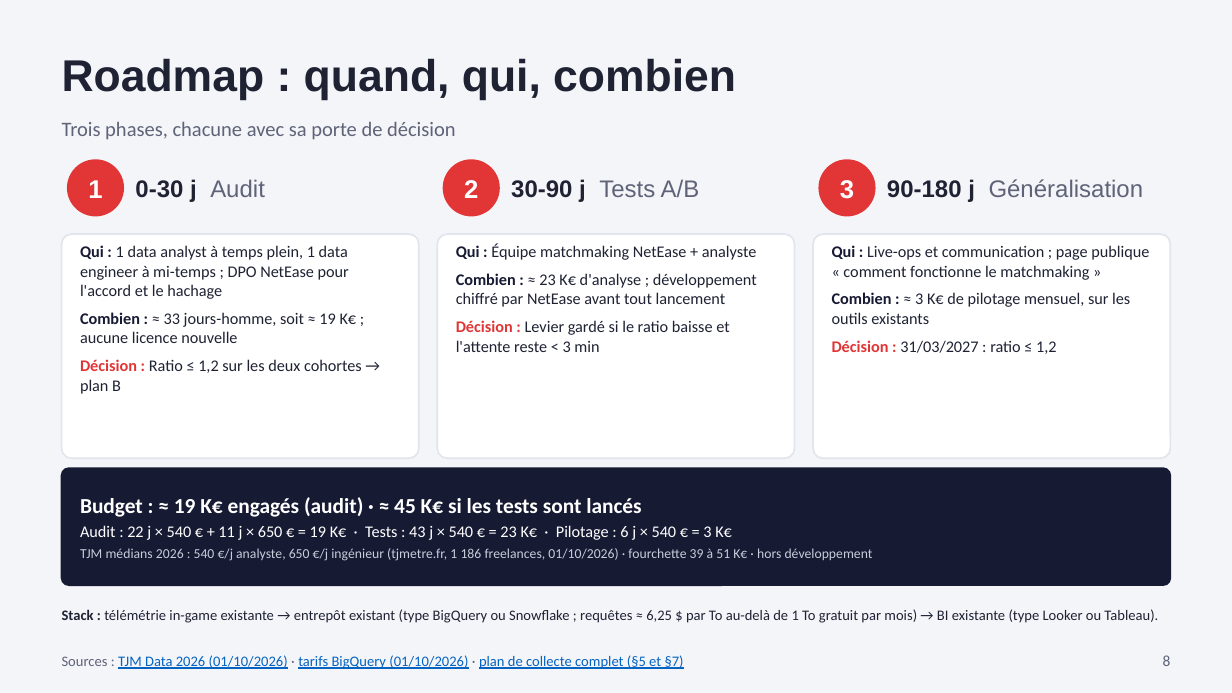
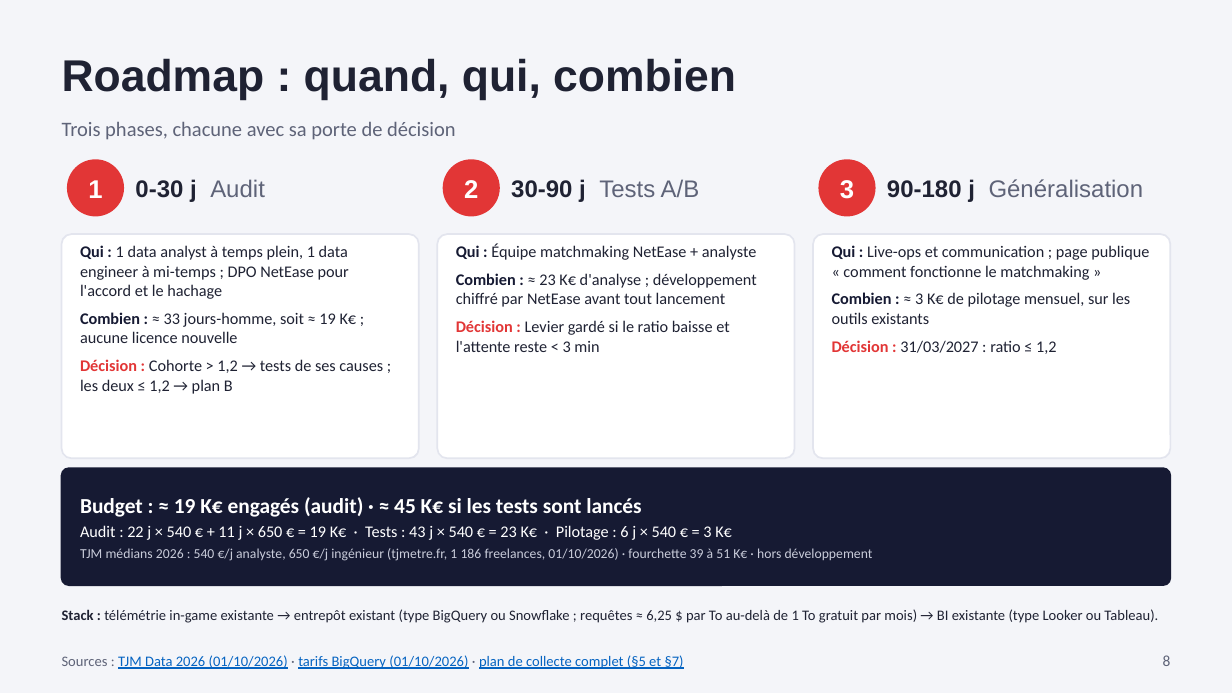
Before and after one commit to noeantoniov1-crypto/SOCIO, a slide deck: slide 8 of docs/presentation/pitch_marvel_rivals_netease.pptx. Drawn at 1232x693 pixels with LibreOffice and Linux fonts; fonts in the diff are those of the drawing. Boxes give left, top, right and bottom in pixels: in the first picture for what was removed or moved away, otherwise in the second. Text is boxed around its words. In the diff, an @@ line names an element or a change of style, - is before the commit and + after.

```diff
--- a/docs/presentation/pitch_marvel_rivals_netease.pptx
+++ b/docs/presentation/pitch_marvel_rivals_netease.pptx
@@ text at bbox=[80, 359, 383, 394]: text changed @@
-Décision : Ratio ≤ 1,2 sur les deux cohortes → plan B
+Décision : Cohorte > 1,2 → tests de ses causes ; les deux ≤ 1,2 → plan B
```
Also in this commit, not shown: 3 other slides changed, 1 other file.
